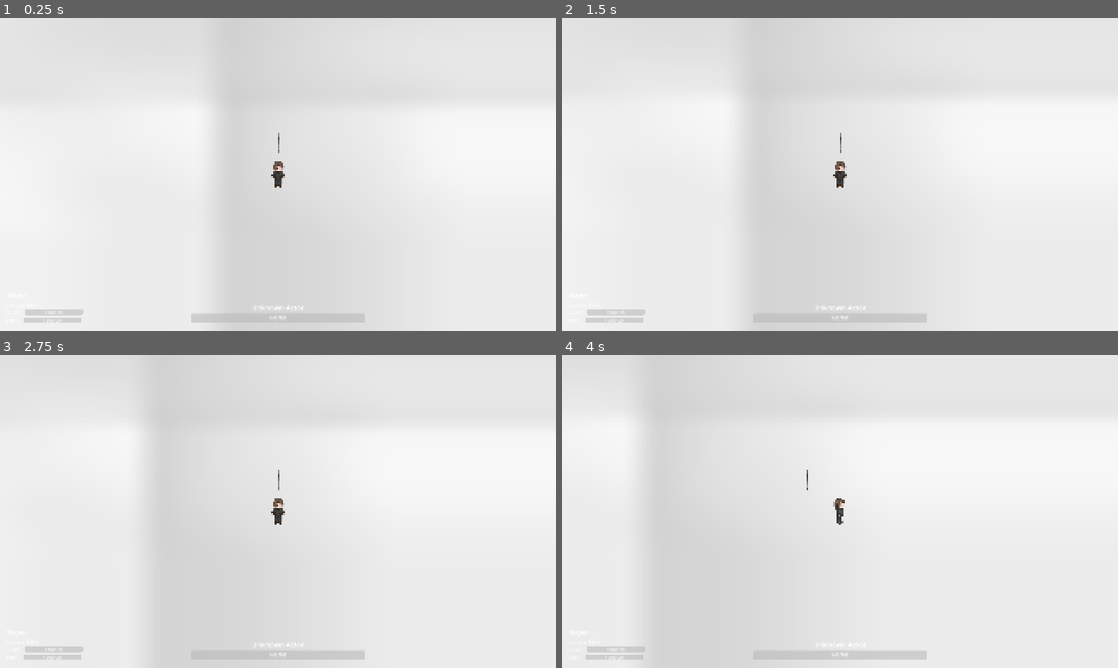
Above: before the commit, frames 1-4 (two rows, left to right).
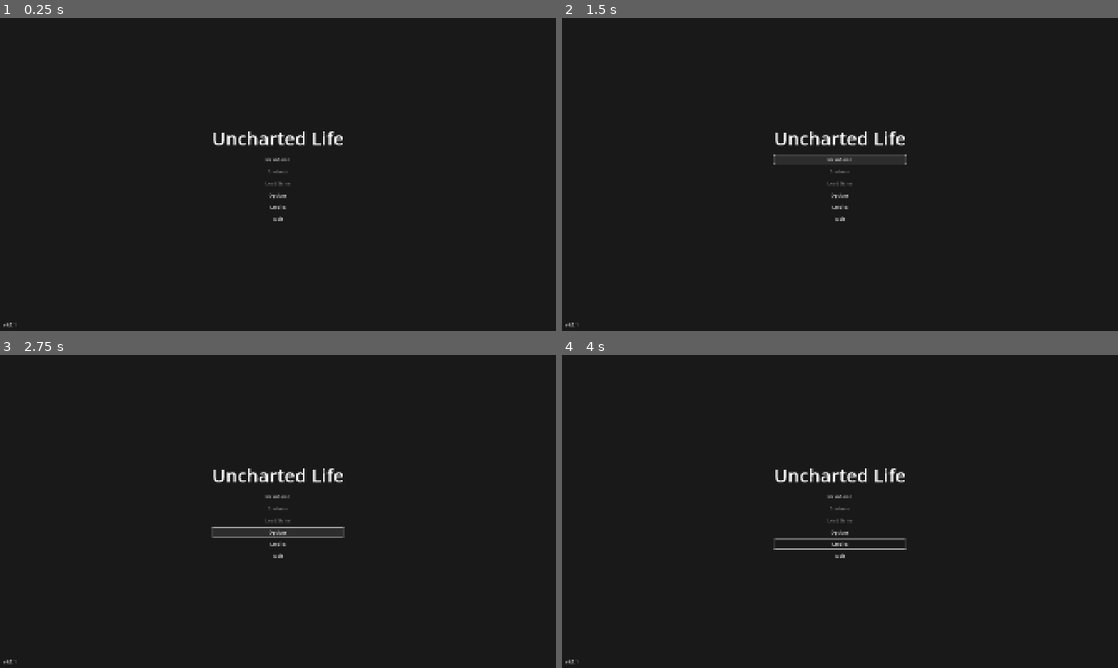
Above: after the commit, the same moments.

Repository: liup215/UnchartedLife
Game: Godot game, scene res://ui/main_menu/main_menu.tscn
Two runs of this game, one before a commit and one after it. Both use one fixed random seed, a clock stepped at 60 frames per second and the inputs below. Before the commit the project starts from res://scenes/blitz_battle/bio_blitz_battle.tscn. The engine's default icon, where the game draws it, is replaced by a stand-in: a white triangle on a blue panel in a dark square. Sound files missing from this copy of the repository are replaced by a short silence.
Inputs (mouse positions are in pixels of both pictures, inside the frame that each line leads up to):
- Up to frame 1 (0.25 s): no input
- Up to frame 2 (1.5 s): click (840, 158) at 0.5 s, where only the run after the commit has a clickable "New Game"; click (840, 158) at 1.25 s, where only the run after the commit has a clickable "New Game"
- Up to frame 3 (2.75 s): click (278, 533) at 2 s, where only the run after the commit has a clickable "Options"
- Up to frame 4 (4 s): click (840, 542) at 2.75 s, where only the run after the commit has a clickable "Credits"; move the mouse to (962, 495) at 3.52 s; hold D (turn_right) from 3.53 s (still down); tap E (enter_vehicle) at 3.6 s; click (962, 495) at 3.67 s

The runs differ from the first frame. In frame 1, 100% of the frame differs, in the area x 0-100%, y 0-100%; in frame 2, 100%; in frame 3, 100%; in frame 4, 100%.
Error after the commit: Invalid call. Nonexistent function 'OpenFromMainMenu' in base 'Control'. (res://ui/main_menu/main_menu.gd:107)

Commit message:
Fix core save/load functionality and new game flow
- Add save_data/load_data methods to PlayerData for SaveManager compatibility
- Fix new_game_settings to use proper signal-based flow instead of deprecated instance()
- Update WorldGeneratingSettings with Difficulty and Seed properties
- Fix current_slot inconsistency across all files (use PlayerData.current_slot)
- Set main menu as the main scene instead of bio_blitz_battle
- Fix scene paths to use correct locations (res://scenes/main.tscn)

Co-authored-by: liup215 <20367844+liup215@users.noreply.github.com>

Diff:
--- a/data/definitions/system/player_data_global.gd
+++ b/data/definitions/system/player_data_global.gd
@@ -5,12 +5,14 @@
 
 var player_name: String = "Player"
 var actor_data: ActorData = ActorData.new()
+var current_slot: String = ""
 
 
 func to_dict() -> Dictionary:
 	return {
 		"player_name": player_name,
 		"actor_data": actor_data.to_dict() if actor_data else {},
+		"current_slot": current_slot,
 	}
 
 func from_dict(data: Dictionary) -> void:
@@ -22,3 +24,13 @@
 		if not actor_data:
 			actor_data = ActorData.new()
 		actor_data.from_dict(data["actor_data"])
+
+	if data.has("current_slot"):
+		current_slot = data["current_slot"]
+
+# SaveManager-compatible methods
+func save_data() -> Dictionary:
+	return to_dict()
+
+func load_data(data: Dictionary) -> void:
+	from_dict(data)
--- a/data/definitions/system/world_generating_settings.gd
+++ b/data/definitions/system/world_generating_settings.gd
@@ -1,11 +1,17 @@
 extends Node
 class_name WorldGeneratingSettings
 
+var Difficulty: String = "Normal"
+var Seed: String = ""
+
 func to_dict() -> Dictionary:
 	return {
-		# Add properties to serialize here
+		"Difficulty": Difficulty,
+		"Seed": Seed,
 	}
 
-func from_dict(_data: Dictionary) -> void:
-	# Add properties to deserialize here
-	pass
+func from_dict(data: Dictionary) -> void:
+	if data.has("Difficulty"):
+		Difficulty = data["Difficulty"]
+	if data.has("Seed"):
+		Seed = data["Seed"]
--- a/project.godot
+++ b/project.godot
@@ -14,7 +14,7 @@
 
 config/name="UnchartedLife"
 config/version="0.0.1"
-run/main_scene="uid://d07vmasrms20q"
+run/main_scene="uid://bkyay8w7v6u5t"
 config/features=PackedStringArray("4.5", "Forward Plus")
 
 [autoload]
--- a/ui/load_game/load_game_menu.gd
+++ b/ui/load_game/load_game_menu.gd
@@ -29,9 +29,9 @@
         slots_container.add_child(button)
 
 func _on_slot_pressed(slot_id: String):
-    GameProperties.current_slot = slot_id
+    PlayerData.current_slot = slot_id
     if SaveManager.load_game(slot_id):
-        get_tree().change_scene_to_file("res://main.tscn")
+        get_tree().change_scene_to_file("res://scenes/main.tscn")
     else:
         # This should ideally not happen
         print("Error loading game from slot: %s" % slot_id)
--- a/ui/main_menu/main_menu.gd
+++ b/ui/main_menu/main_menu.gd
@@ -113,7 +113,8 @@
 func _on_new_game_confirmed(settings):
 	# Called when NewGameSettings emits game_started
 	OnEnteringGame(true)
-	GameProperties.StartNewGame(settings)
+	# Load the main game scene
+	get_tree().change_scene_to_file("res://scenes/main.tscn")
 
 func _on_continue_pressed():
 	var latest_slot = SaveManager.get_latest_slot_id()
@@ -121,7 +122,7 @@
 		PlayerData.current_slot = latest_slot
 		if SaveManager.load_game(latest_slot):
 			OnEnteringGame(false)
-			get_tree().change_scene_to_file("res://main.tscn")
+			get_tree().change_scene_to_file("res://scenes/main.tscn")
 		else:
 			print("Error loading latest save file.")
 	else:
--- a/ui/main_menu/new_game_settings.gd
+++ b/ui/main_menu/new_game_settings.gd
@@ -36,14 +36,14 @@
 func StartGame():
 	var settings = GetGameSettings()
 
-	var world_scene = load("res://world/game_world.tscn")
-	var world_instance = world_scene.instance()
+	# Create a new save slot for this game
+	PlayerData.current_slot = SaveManager.create_new_slot_id()
 
-	var game_properties = load("res://systems/game_properties.gd")
+	# Initialize game properties
+	var game_props = GameProperties.StartNewGame(settings)
 
-	world_instance.current_game = game_properties.StartNewGame(settings)
-
-	SceneManager.SwitchToSceneInstance(world_instance)
+	# Emit the game_started signal with settings
+	game_started.emit(settings)
 
 func GetGameSettings() -> WorldGeneratingSettings:
 	var settings = WorldGeneratingSettings.new()
--- a/ui/system_menu/system_menu.gd
+++ b/ui/system_menu/system_menu.gd
@@ -10,12 +10,12 @@
 	quit_to_desktop_button.pressed.connect(_on_quit_to_desktop_pressed)
 
 func _on_save_game_pressed():
-	if PlayerData.current_save_slot_id.is_empty():
-		PlayerData.current_save_slot_id = SaveManager.create_new_slot_id()
-	SaveManager.save_game(PlayerData.current_save_slot_id)
+	if PlayerData.current_slot.is_empty():
+		PlayerData.current_slot = SaveManager.create_new_slot_id()
+	SaveManager.save_game(PlayerData.current_slot)
 	# Optionally, give feedback to the player
 	# e.g., show a "Game Saved!" label for a second.
-	print("Game saved to slot: %s" % PlayerData.current_save_slot_id)
+	print("Game saved to slot: %s" % PlayerData.current_slot)
 	close_menu()
 
 func _on_quit_to_menu_pressed():
